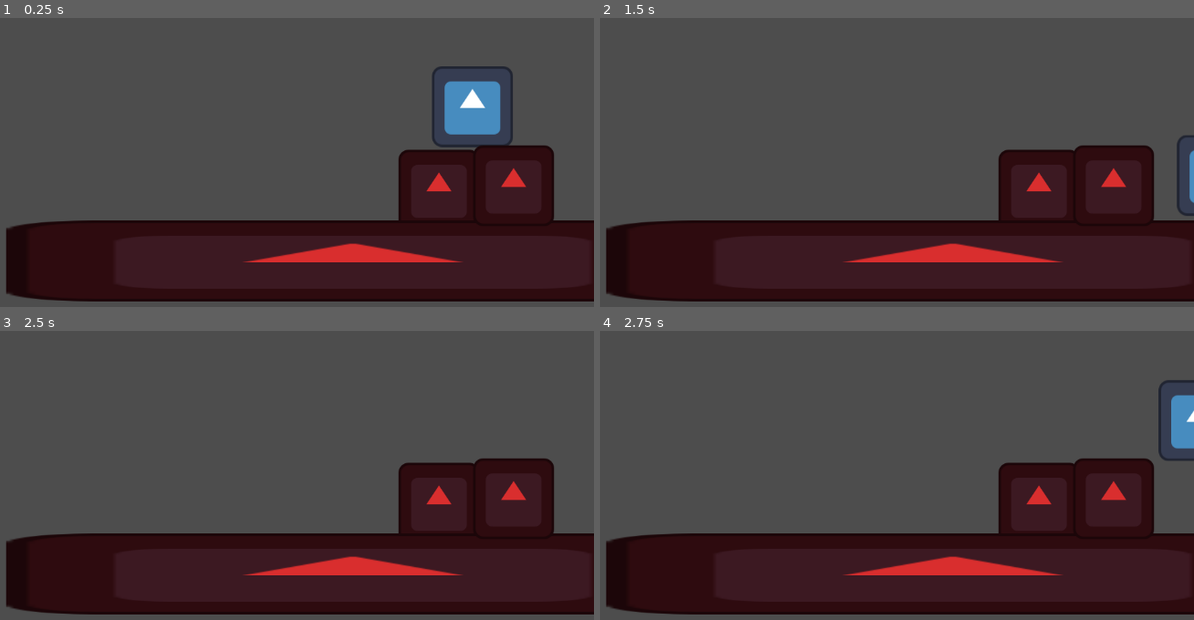
Above: before the commit, frames 1-4 (two rows, left to right).
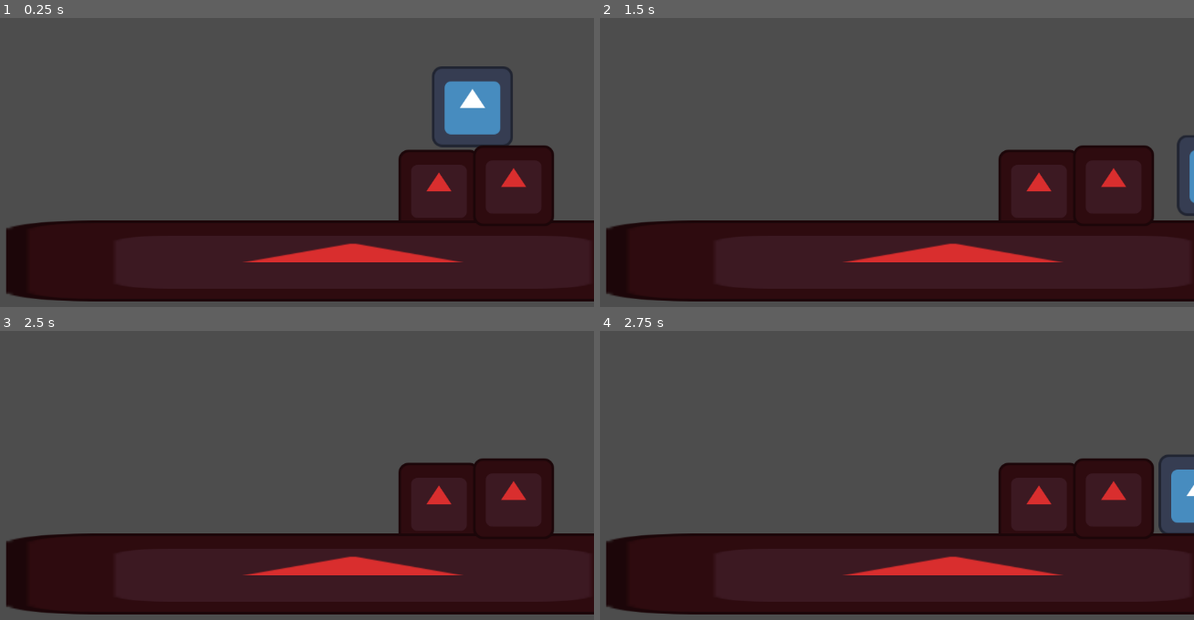
Above: after the commit, the same moments.

Repository: TatusFilipek/GodotTryEndError
Game: Godot game, scene res://scenes/main.tscn
Same seed, same stepped clock (60 frames per second), same inputs: the game is played once before the commit and once after it. The engine's default icon, where the game draws it, is replaced by a stand-in: a white triangle on a blue panel in a dark square.
Inputs:
- Up to frame 1 (0.25 s): no input
- Up to frame 2 (1.5 s): hold W (moveUp) 0.53-1.28 s; hold D (moveRight) from 0.53 s (still down); tap W (moveUp) at 1.35 s
- Up to frame 3 (2.5 s): tap W (moveUp) at 1.52, 1.82 s; tap Enter at 2 s; release D (moveRight) at 2.03 s; hold A (moveLeft) from 2.03 s (still down); hold W (moveUp) from 2.03 s (still down)
- Up to frame 4 (2.75 s): keep holding A (moveLeft); keep holding W (moveUp)

Frames 1-3 are identical in both runs. In frame 4, 1.8% of the frame differs, in the area x 94-100%, y 17-71%.

Commit message:
Pre animated sprite revolution

Diff:
--- a/scripts/groundStates.gd
+++ b/scripts/groundStates.gd
@@ -15,7 +15,7 @@
 	if not core.is_on_floor():
 		machine.change_state("FallIdle")
 
-	if Input.is_action_pressed("moveUp"):
+	if Input.is_action_just_pressed("moveUp"):
 		machine.change_state("Jump")
 
 	pass
--- a/scripts/player.gd
+++ b/scripts/player.gd
@@ -37,7 +37,7 @@
 #TODO:
 	#add a camera that follows a player
 	#add an enemy
-	#whenever i check for jump input i check if it is pressed not clicked
+	#add a core that all entities will have
 
 #NOTE:
 	#if there is a bug that stops me whenever im jumping just like in the other game i made that means i have to remove the line that sets velocity to zero whenever i enter any idle state
Binary file added: resources/individual_sheets/male_hero_template-combo_1.png
Not shown, added: resources/individual_sheets/male_hero_template-combo_1.png.import
Binary file added: resources/individual_sheets/male_hero_template-combo_1_end.png
Not shown, added: resources/individual_sheets/male_hero_template-combo_1_end.png.import
Binary file added: resources/individual_sheets/male_hero_template-design.png
Not shown, added: resources/individual_sheets/male_hero_template-design.png.import
Binary file added: resources/individual_sheets/male_hero_template-fall.png
Not shown, added: resources/individual_sheets/male_hero_template-fall.png.import
Binary file added: resources/individual_sheets/male_hero_template-fall_loop.png
Not shown, added: resources/individual_sheets/male_hero_template-fall_loop.png.import
Binary file added: resources/individual_sheets/male_hero_template-idle.png
Not shown, added: resources/individual_sheets/male_hero_template-idle.png.import
(and 6 more such lines)
